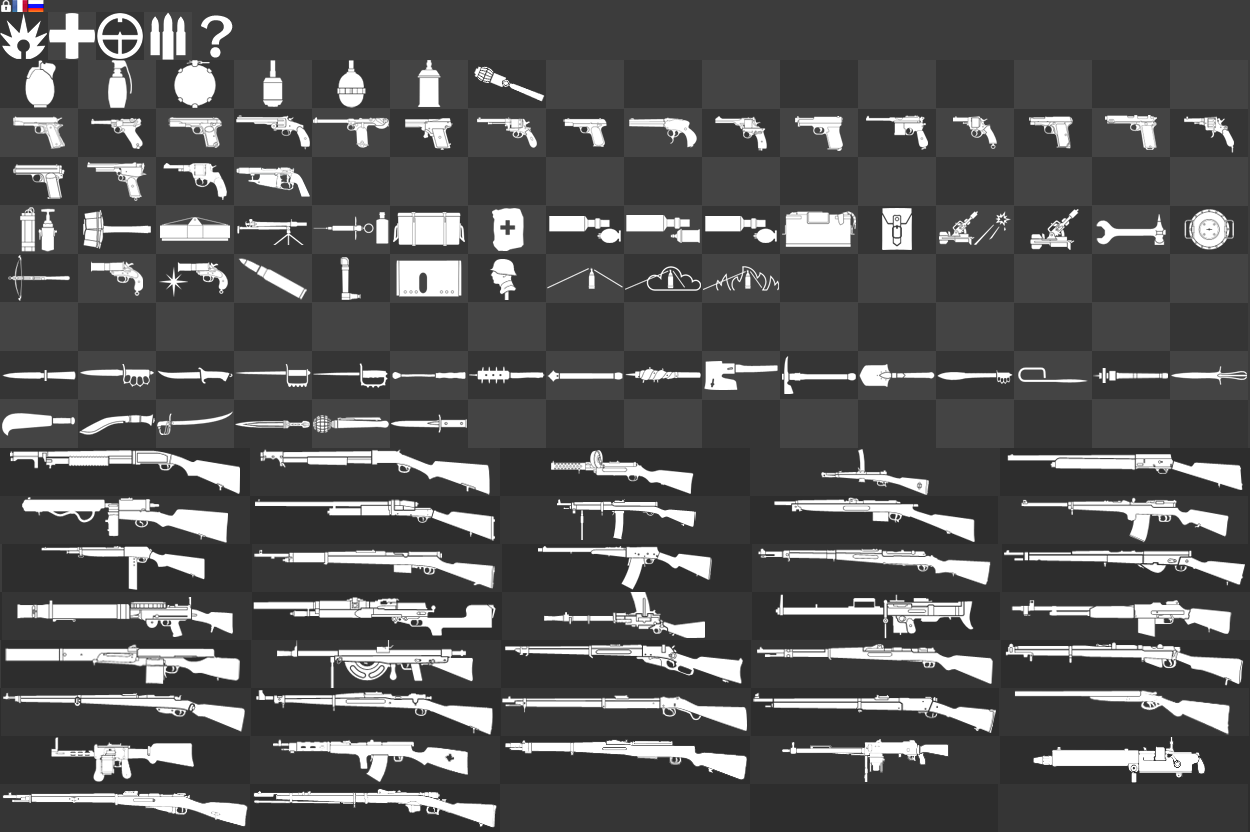
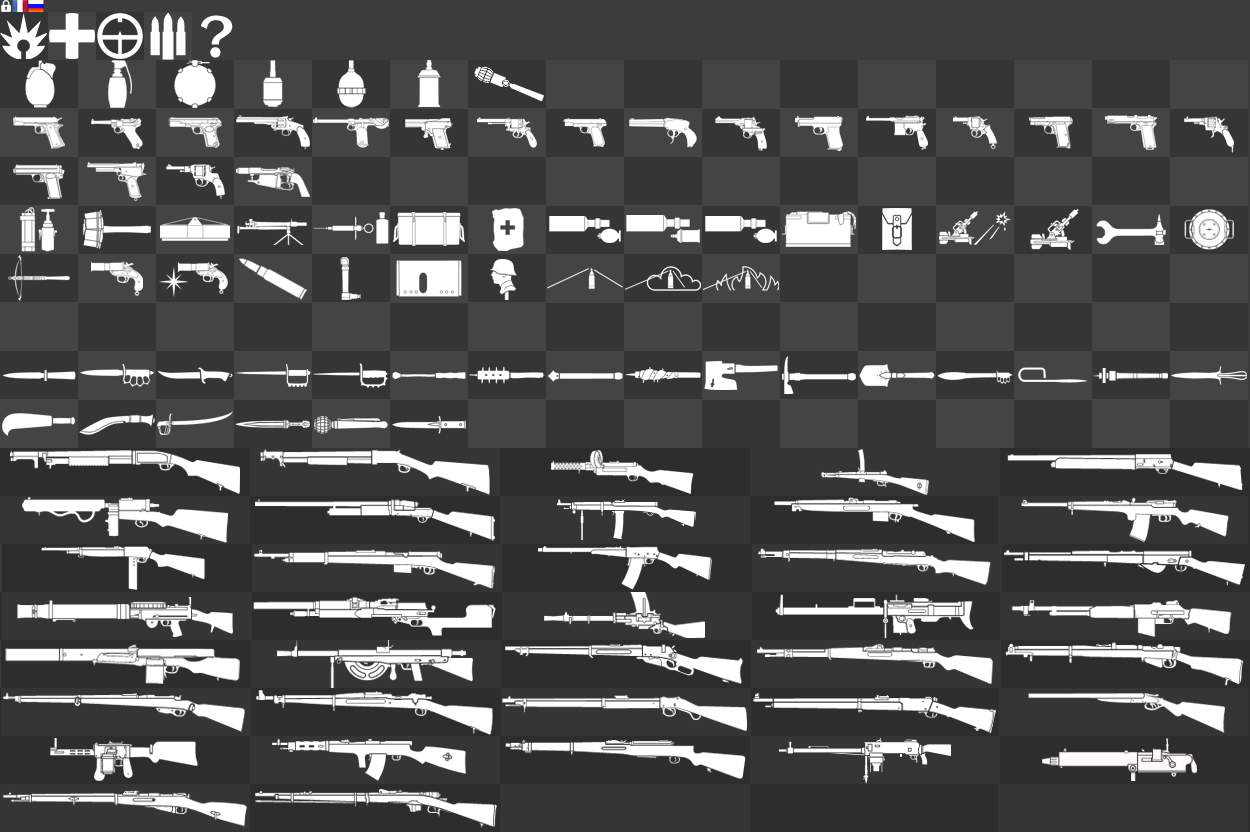
Two versions of the same layered image (1250x832). Layer-by-layer changes:
painted on "Nagant Revolver" over (x1=163, y1=163, x2=227, y2=200)
painted on "Obrez Pistol" over (x1=236, y1=167, x2=310, y2=197)
renamed "Coassack Dagger" to "Cossack Dagger", painted on it over (x1=235, y1=420, x2=310, y2=429)
painted on "Dud Club" over (x1=313, y1=415, x2=389, y2=434)
painted on "Arditi Dagger" over (x1=391, y1=414, x2=467, y2=434)
painted on "Model 1900" over (x1=1014, y1=690, x2=1230, y2=735)
painted on "SMG 08/18" over (x1=50, y1=737, x2=198, y2=782)
renamed "Fedorov Avtomat" to "Federov Avtomat", painted on it over (x1=272, y1=739, x2=468, y2=782)
painted on "General Liu Rifle" over (x1=505, y1=739, x2=747, y2=780)
painted on "Parabellum MG14/17" over (x1=778, y1=737, x2=952, y2=784)
painted on "Perino Model 1908" over (x1=1033, y1=737, x2=1205, y2=783)
painted on "Mosin-Nagant M91" over (x1=2, y1=790, x2=248, y2=827)
renamed "Vetterli-Vitali M1870/87" to "Vetterli-Vitali M1870", painted on it over (x1=253, y1=788, x2=497, y2=828)
